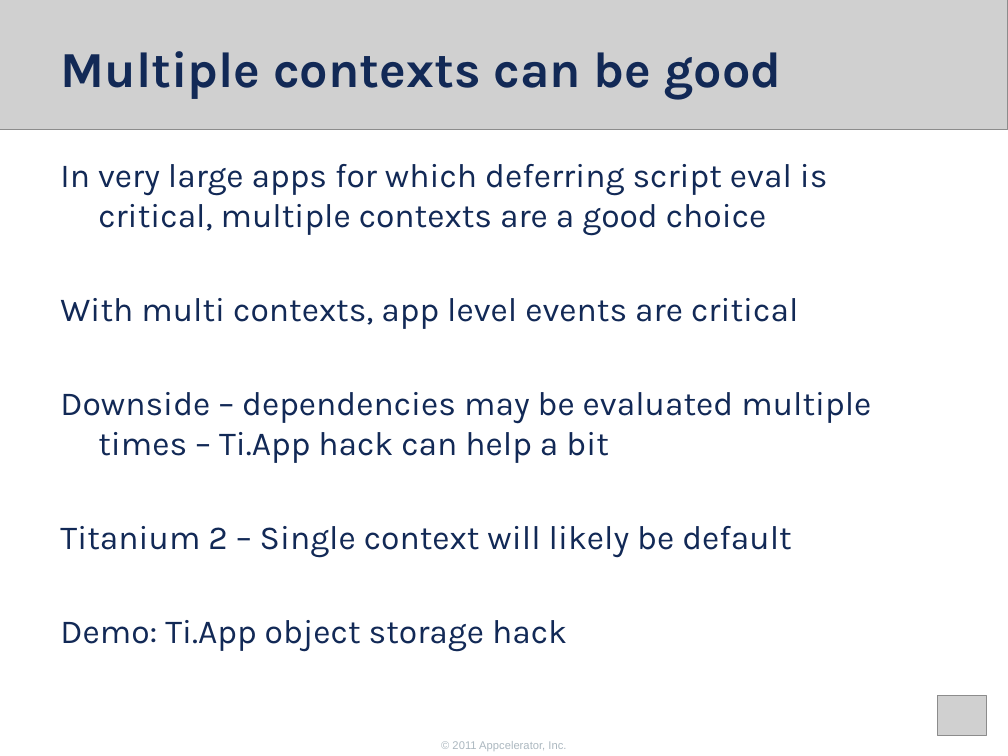
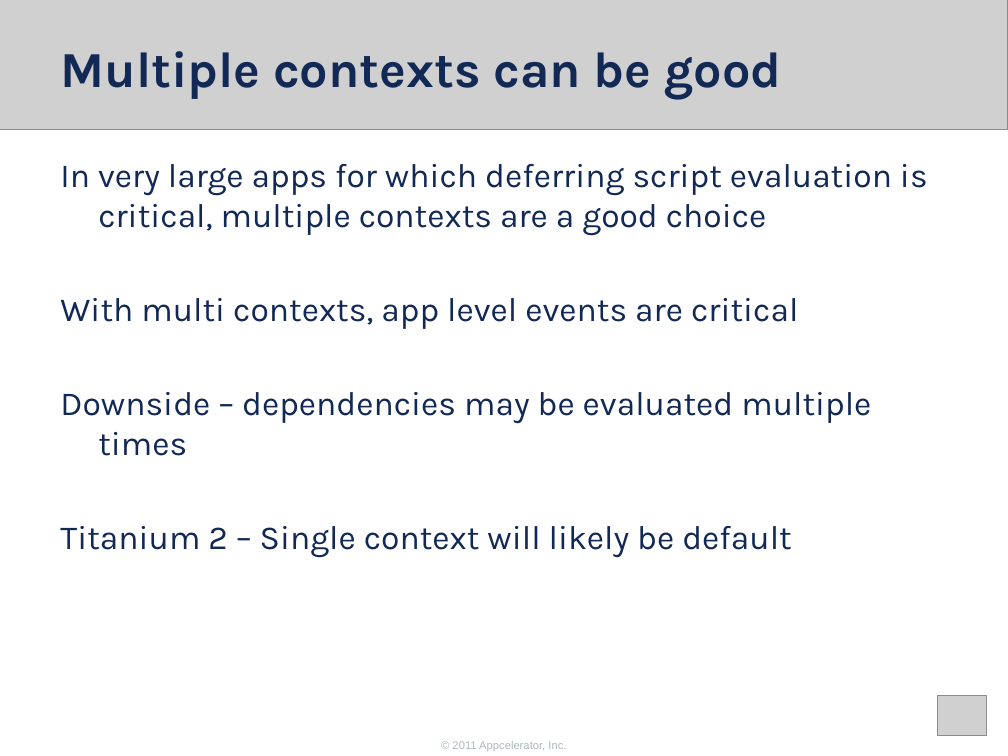
Before and after one commit to appcelerator-forks/appcelerator-training.tcmd_certification, a slide deck: slide 10 of 300.pptx. Drawn at 1008x756 pixels with LibreOffice and Linux fonts; fonts in the diff are those of the drawing; grey boxes stand for pictures; background and template pictures are left out. Boxes give left, top, right and bottom in pixels: in the first picture for what was removed or moved away, otherwise in the second. Text is boxed around its words. In the diff, an @@ line names an element or a change of style, - is before the commit and + after.

```diff
--- a/300.pptx
+++ b/300.pptx
@@ text at <box>60,164,928,236</box>: text changed @@
-In very large apps for which deferring script eval is critical, multiple contexts are a good choice
+In very large apps for which deferring script evaluation is critical, multiple contexts are a good choice
@@ text at <box>60,392,871,456</box>: text changed @@
-Downside – dependencies may be evaluated multiple times – Ti.App hack can help a bit
+Downside – dependencies may be evaluated multiple times
@@ text at <box>60,620,567,652</box>: paragraph removed @@
-Demo: Ti.App object storage hack
```
Also in this commit, not shown: 2 other slides changed, 3 other files.
